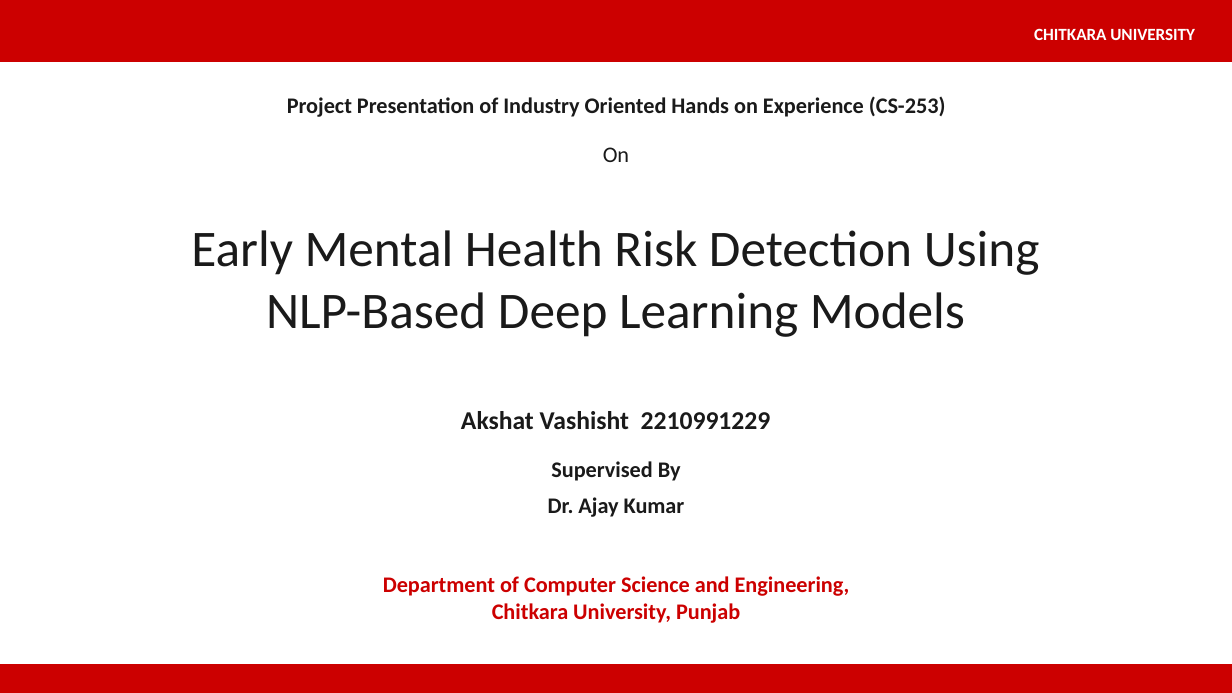
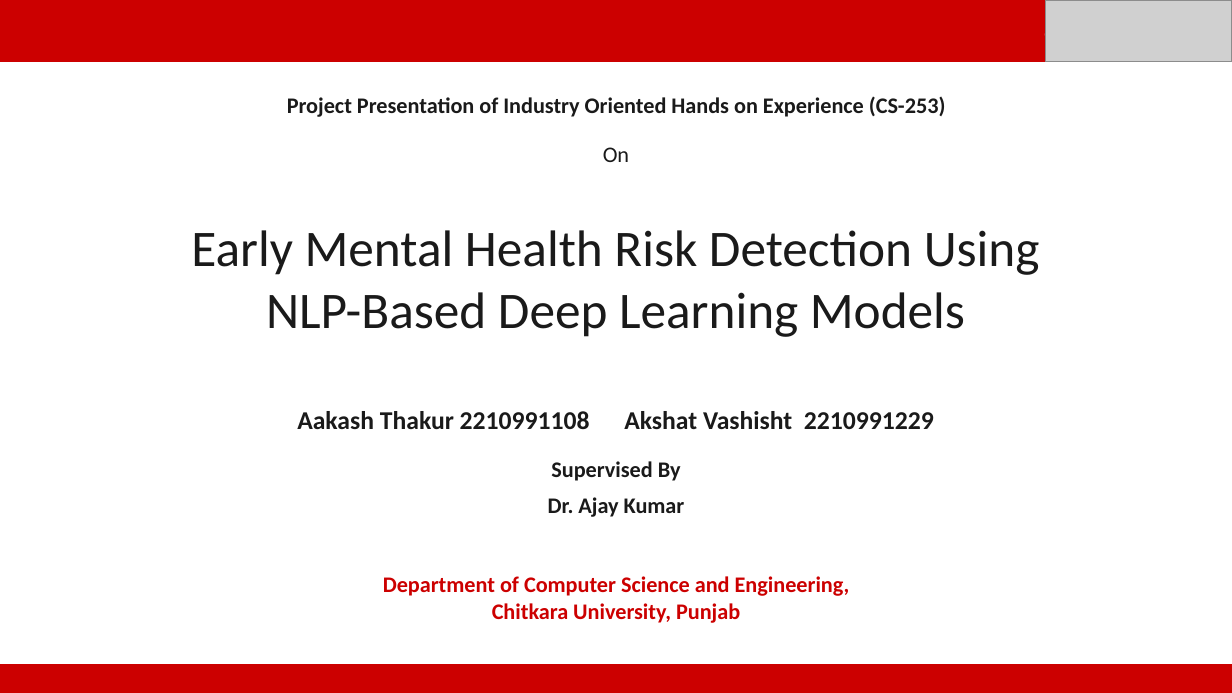
Before and after one commit to crys002/Research-paper-, a slide deck: slide 1 of Report_Presentation/MentalHealth_NLP_Presentation .pptx. Drawn at 1232x693 pixels with LibreOffice and Linux fonts; fonts in the diff are those of the drawing; grey boxes stand for pictures. Boxes give left, top, right and bottom in pixels: in the first picture for what was removed or moved away, otherwise in the second. Text is boxed around its words. In the diff, an @@ line names an element or a change of style, - is before the commit and + after.

Commit message:
Updated PPT

```diff
--- a/Report_Presentation/MentalHealth_NLP_Presentation .pptx
+++ b/Report_Presentation/MentalHealth_NLP_Presentation .pptx
@@ text at (1045,26,1107,45): text changed @@
-CHITKARA UNIVERSITY
+CHITKAR UNIVERSITY
@@ picture added at (1046,0,1232,62) @@
@@ text at (297,411,934,429): text changed @@
-Akshat Vashisht 2210991229
+Aakash Thakur 2210991108 Akshat Vashisht 2210991229
```
Also in this commit, not shown: 9 other slides changed.
